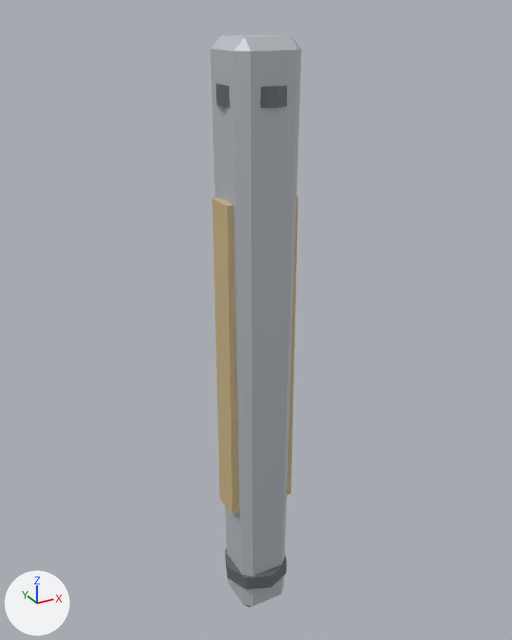
What one commit did to the glTF model assets/export/models/bastion.leg_1.glb.
Both versions are drawn from a 50 mm lens placed at (-3.7, -6.73, 3.9), pointed at (0.1, 0.17, 0.45). Every picture has the same lights, and +X, +Y and +Z are marked at lower left. The picture after the commit comes second. Vertices at exactly the same position are counted once.

The scene before the commit, as lines of its bpy script (objects in view):
```python
me_mesh_0 = bpy.data.meshes.new('Mesh_0')
me_mesh_0.from_pydata(...)  # 104 vertices, 188 faces; spans x -0.44..0.44, y -0.44..0.44, z -3.65..3.65
# faces by material slot: [44, 56, 88]
me_mesh_0.materials.append(mat_armor)  # light grey #c4c8ce
me_mesh_0.materials.append(mat_dark)  # grey #6f7379
me_mesh_0.materials.append(mat_trim)  # beige #ddc595
ob_mesh_0 = bpy.data.objects.new('Mesh_0', me_mesh_0)
ob_mesh_0.location = (0.0, 0.0, 0.0)
```
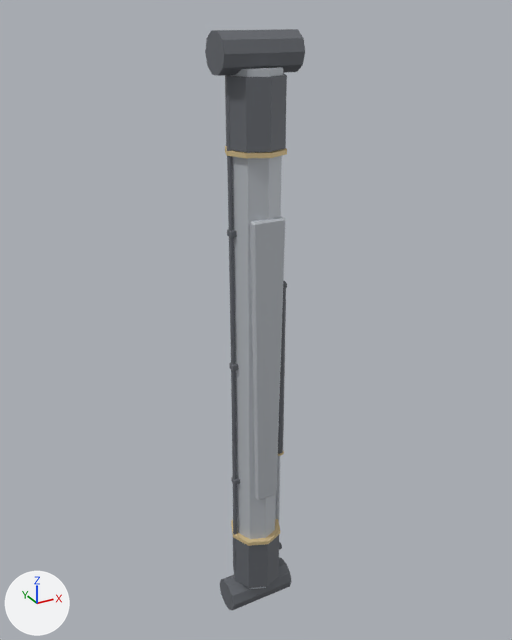
Pixel boxes [x1, y1, x2, y2] of what changed, in the pictures (512 x 640 px; the box of a moved part takes in the faces that stretch with it):
```json
{"object": "Mesh_0", "change": "reshaped", "before": [210, 35, 301, 608], "after": [205, 29, 305, 610], "on screen": "10% wider"}
{"part": 1, "of": "me_mesh_0", "change": "added", "after": [230, 67, 283, 589]}
{"part": 2, "of": "me_mesh_0", "change": "added", "after": [275, 456, 280, 521], "on screen": "mostly hidden"}
{"part": 3, "of": "me_mesh_0", "change": "added", "after": [233, 535, 279, 588]}
{"part": 4, "of": "me_mesh_0", "change": "added", "after": [220, 557, 292, 610]}
{"part": 5, "of": "me_mesh_0", "change": "added", "after": [225, 73, 287, 152]}
{"part": 6, "of": "me_mesh_0", "change": "added", "after": [205, 29, 305, 76]}
{"part": 7, "of": "me_mesh_0", "change": "added", "after": [278, 286, 286, 454]}
{"part": 8, "of": "me_mesh_0", "change": "moved or reshaped", "before": [212, 198, 239, 515], "after": [231, 476, 240, 485]}
{"part": 9, "of": "me_mesh_0", "change": "moved or reshaped", "before": [210, 35, 301, 608], "after": [229, 362, 238, 371]}
{"part": 10, "of": "me_mesh_0", "change": "moved or reshaped", "before": [287, 196, 298, 495], "after": [227, 229, 237, 238]}
{"part": 11, "of": "me_mesh_0", "change": "added", "after": [231, 519, 280, 546]}
{"part": 12, "of": "me_mesh_0", "change": "added", "after": [225, 146, 287, 159]}
{"part": 13, "of": "me_mesh_0", "change": "cut back", "before": [216, 83, 287, 589], "after": [226, 94, 285, 570]}
```

The change, as JSON lines over the scene's bpy script:
```json
{"block": "me_mesh_0", "where": "# used by ob_mesh_0; location = (0.0, 0.0, 0.0)"}
{"op": "remove", "block": "me_mesh_0", "code": "me_mesh_0.from_pydata(...)  # 104 vertices, 188 faces; spans x -0.44..0.44, y -0.44..0.44, z -3.65..3.65"}
{"op": "add", "block": "me_mesh_0", "code": "me_mesh_0.from_pydata(...)  # 424 vertices, 748 faces; spans x -0.46..0.46, y -0.35..0.35, z -3.71..3.71"}
{"block": "me_mesh_0", "change": "me_mesh_0 part 1: a new loose piece, an 8-sided cut cone along z (radius 0.27 at the low end, 0.29 at the high end) spanning x -0.29..0.29, y -0.29..0.29, z -3.36..3.36, in mat_armor (light grey #c4c8ce)"}
{"block": "me_mesh_0", "change": "me_mesh_0 part 2: a new loose piece, an 8-sided cylinder along z spanning x 0.306..0.369, y -0.031..0.031, z -2.954..-1.431, in mat_armor (light grey #c4c8ce)"}
{"block": "me_mesh_0", "change": "me_mesh_0 part 3: a new loose piece, an 8-sided cylinder along z spanning x -0.33..0.33, y -0.33..0.33, z -3.29..-2.56, in mat_dark (grey #6f7379)"}
{"block": "me_mesh_0", "change": "me_mesh_0 part 4: a new loose piece, a 10-sided cylinder along x spanning x -0.46..0.46, y -0.22..0.22, z -3.71..-3.3, in mat_dark (grey #6f7379)"}
{"block": "me_mesh_0", "change": "me_mesh_0 part 5: a new loose piece, an 8-sided cylinder along z spanning x -0.33..0.33, y -0.33..0.33, z 2.56..3.29, in mat_dark (grey #6f7379)"}
{"block": "me_mesh_0", "change": "me_mesh_0 part 6: a new loose piece, a 10-sided cylinder along x spanning x -0.46..0.46, y -0.22..0.22, z 3.3..3.71, in mat_dark (grey #6f7379)"}
{"block": "me_mesh_0", "change": "me_mesh_0 part 7: a new loose piece, a 10-sided cylinder along z spanning x 0.27..0.4, y -0.06..0.06, z -1.43..0.91, in mat_dark (grey #6f7379)"}
{"block": "me_mesh_0", "change": "me_mesh_0 part 8: the loose piece of 24 vertices spanning x -0.44..-0.32, y -0.18..0.18, z -2.01..2.01 is scaled about its middle by (0.723, 0.241, 0.0166), then moved by (0.09, 0.0, -1.64), in mat_dark (grey #6f7379)"}
{"block": "me_mesh_0", "change": "me_mesh_0 part 9: the loose piece of 24 vertices spanning x -0.38..0.38, y -0.38..0.38, z -3.65..3.65 is scaled about its middle by (0.152, 0.152, 0.00936), then moved by (-0.28, 0.0, 0.0), in mat_dark (grey #6f7379)"}
{"block": "me_mesh_0", "change": "me_mesh_0 part 10: the loose piece of 24 vertices spanning x 0.32..0.44, y -0.18..0.18, z -2.01..2.01 is scaled about its middle by (0.723, 0.241, 0.0166), then moved by (-0.66, 0.0, 1.64), in mat_dark (grey #6f7379)"}
{"block": "me_mesh_0", "change": "me_mesh_0 part 11: a new loose piece, an 8-sided cylinder along z spanning x -0.346..0.346, y -0.346..0.346, z -2.543..-2.493, in mat_trim (beige #ddc595)"}
{"block": "me_mesh_0", "change": "me_mesh_0 part 12: a new loose piece, an 8-sided cylinder along z spanning x -0.346..0.346, y -0.346..0.346, z 2.493..2.543, in mat_trim (beige #ddc595)"}
{"block": "me_mesh_0", "change": "me_mesh_0 part 13: 32 vertices removed from x -0.44..0.44, y -0.44..0.44, z -3.2..3.2; 120 vertices added at x -0.34..0.2, y -0.33..0.03, z -3.1..3.1"}
{"block": "me_mesh_0", "change": "other edits to the shape of me_mesh_0 do not show in these pictures"}
```
